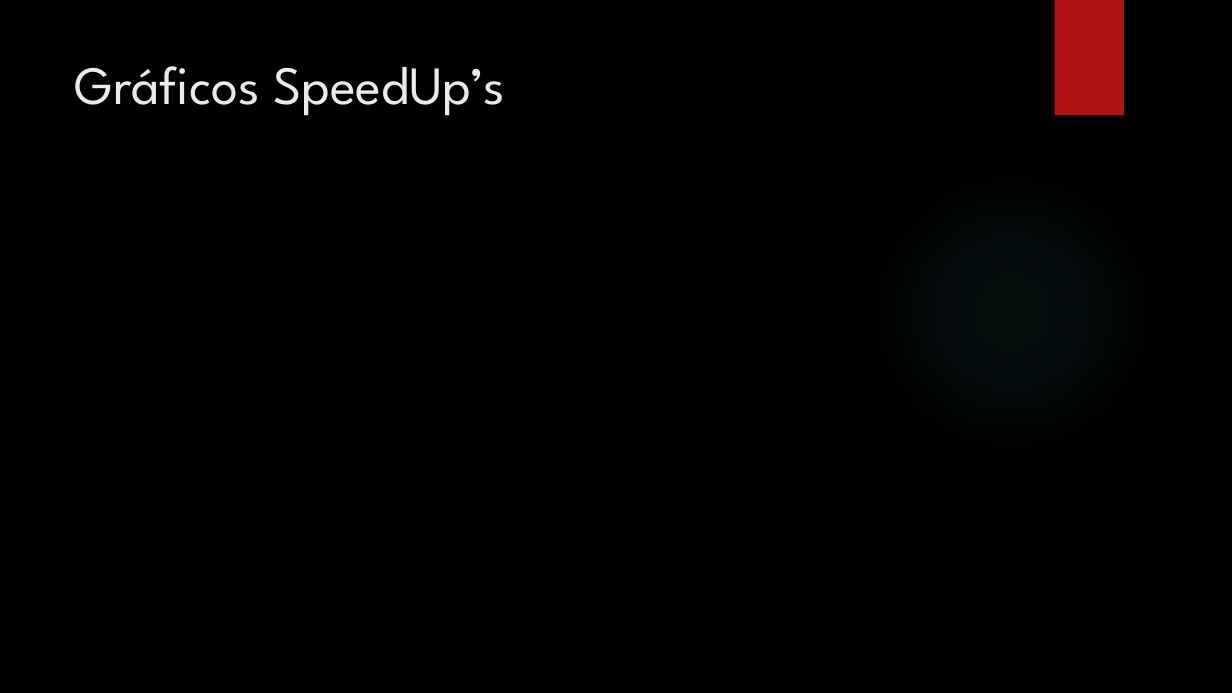
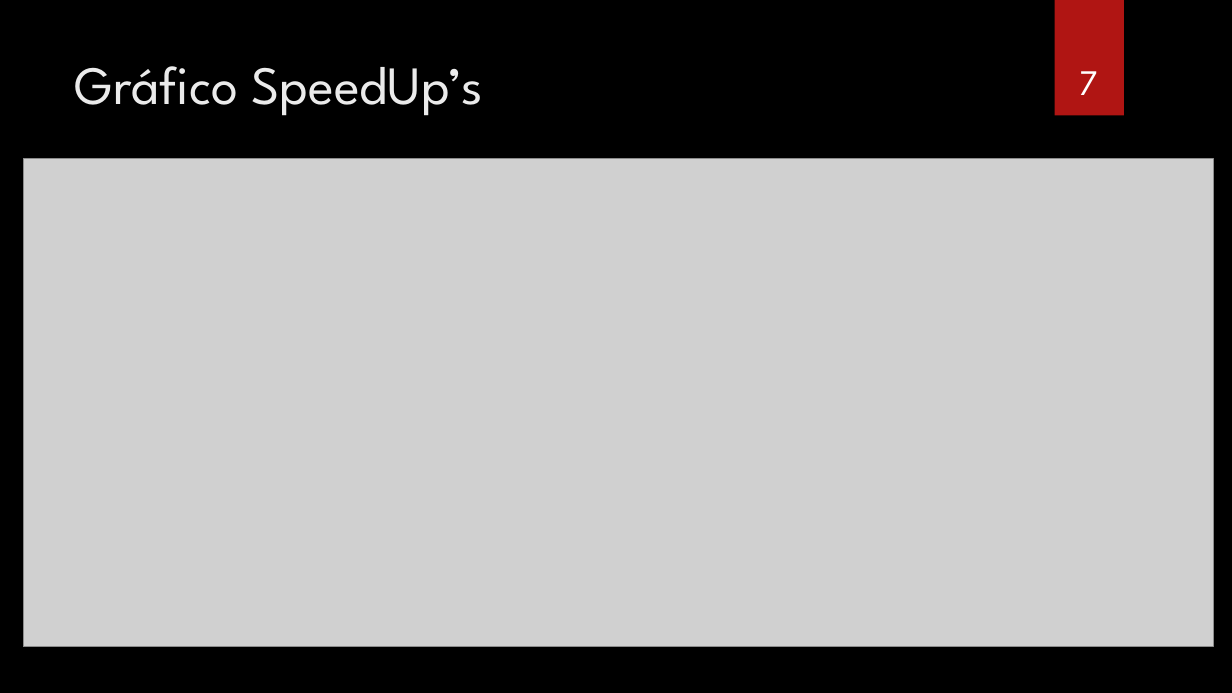
Before and after one commit to CarlosDiogo01/Parallel-Computing-Paradigms, a slide deck: slide 7 of PCP_-_#3_MPI_OpenMP_HybridSolution_Sparse_Matrix/ApresentacaoTrabalhos.pptx. Drawn at 1232x693 pixels with LibreOffice and Linux fonts; fonts in the diff are those of the drawing; grey boxes stand for pictures; background and template pictures are left out. Boxes give left, top, right and bottom in pixels: in the first picture for what was removed or moved away, otherwise in the second. Text is boxed around its words. In the diff, an @@ line names an element or a change of style, - is before the commit and + after.

```diff
--- a/PCP_-_#3_MPI_OpenMP_HybridSolution_Sparse_Matrix/ApresentacaoTrabalhos.pptx
+++ b/PCP_-_#3_MPI_OpenMP_HybridSolution_Sparse_Matrix/ApresentacaoTrabalhos.pptx
@@ title at (x1=75, y1=66, x2=484, y2=116): text changed @@
-Gráficos SpeedUp’s
+Gráfico SpeedUp’s
@@ page number added at (x1=1079, y1=71, x2=1098, y2=95), 28 pt, text #FFFFFF @@
+7
@@ picture added at (x1=23, y1=158, x2=1214, y2=647) @@
@@ ellipse removed at (x1=870, y1=169, x2=1154, y2=454) @@
```
Also in this commit, not shown: 4 other slides changed, 16 slides added, 5 slides removed, 7 other files.
